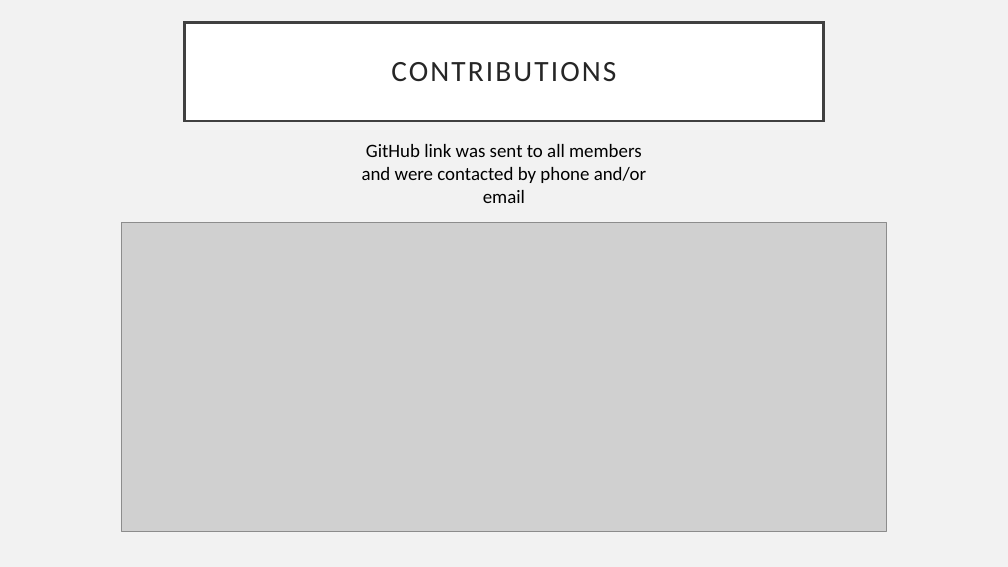
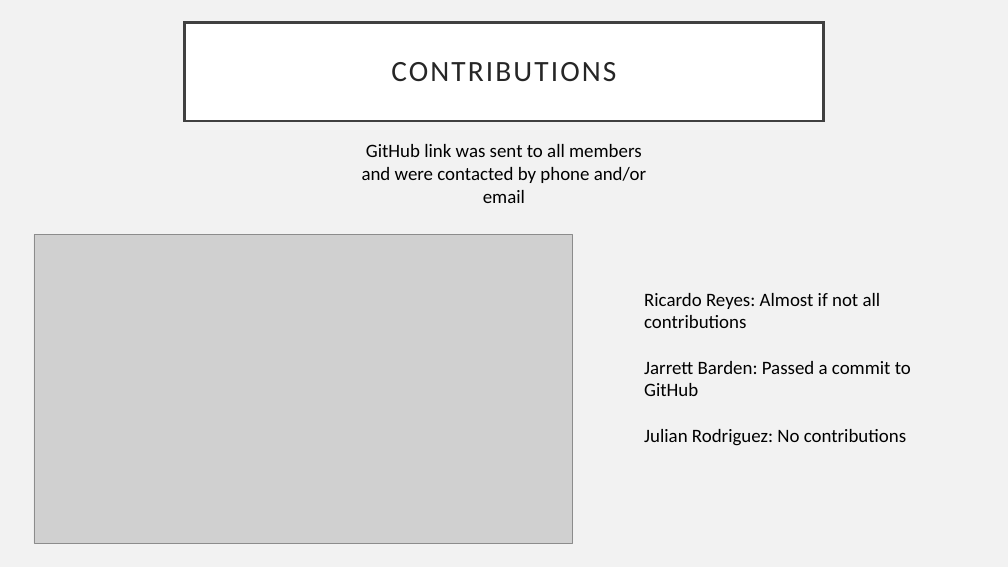
Before and after one commit to RicardoReyes01/Student-Management-System, a slide deck: slide 18 of Student Management System.pptx. Drawn at 1008x567 pixels with LibreOffice and Linux fonts; fonts in the diff are those of the drawing; grey boxes stand for pictures. Boxes give left, top, right and bottom in pixels: in the first picture for what was removed or moved away, otherwise in the second. Text is boxed around its words. In the diff, an @@ line names an element or a change of style, - is before the commit and + after.

```diff
--- a/Student Management System.pptx
+++ b/Student Management System.pptx
@@ picture resized from (x1=122, y1=222, x2=887, y2=532) to (x1=34, y1=234, x2=572, y2=544) @@
@@ text added at (x1=644, y1=293, x2=911, y2=446), 18 pt, text #000000 @@
+Ricardo Reyes: Almost if not all contributions
+Jarrett Barden: Passed a commit to GitHub
+Julian Rodriguez: No contributions
```
Also in this commit, not shown: 14 other files.
